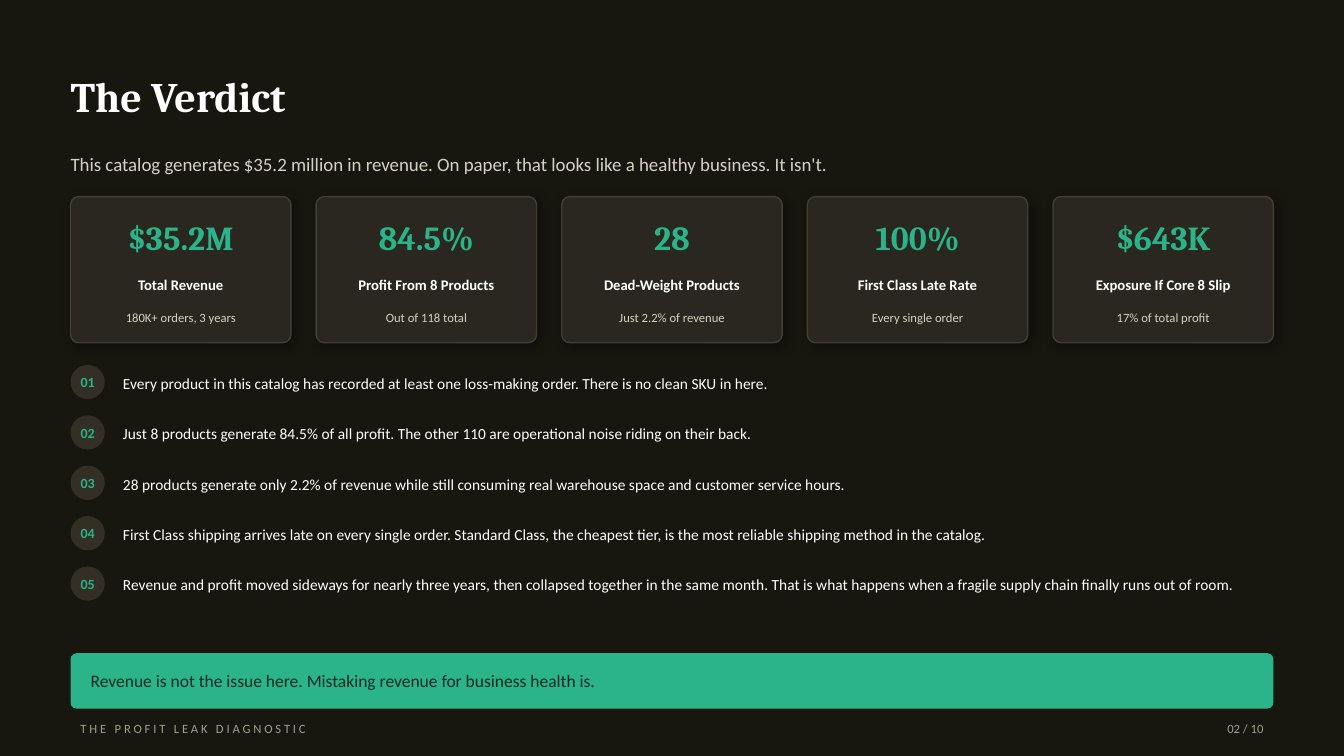
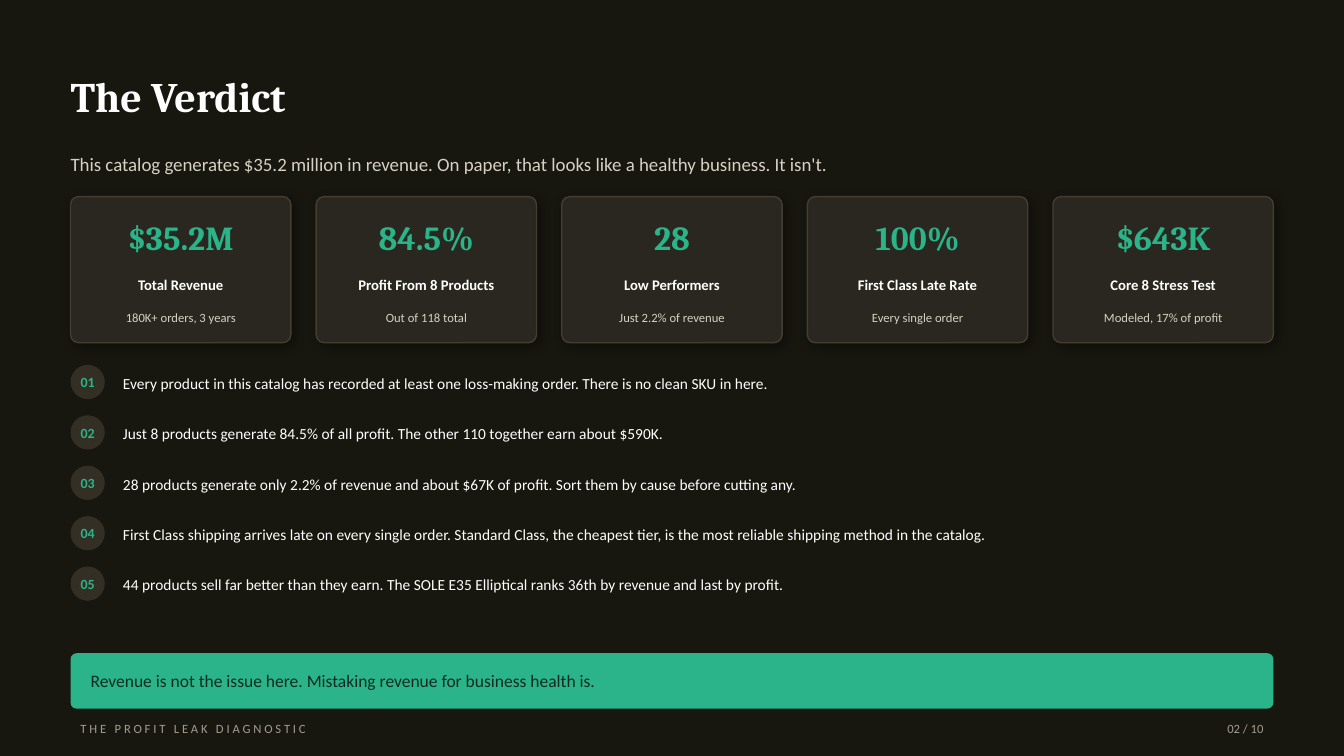
Before and after one commit to zeeshan-akram-ds/ecommerce-revenue-illusion-audit, a slide deck: slide 2 of Presentation/profit_leak_diagnostic_deck.pptx. Drawn at 1344x756 pixels with LibreOffice and Linux fonts; fonts in the diff are those of the drawing. Boxes give left, top, right and bottom in pixels: in the first picture for what was removed or moved away, otherwise in the second. Text is boxed around its words. In the diff, an @@ line names an element or a change of style, - is before the commit and + after.

Commit message:
fix: Updated both pptx and pdf presentation according to report updates, updated the decision about 28 low performing skus

```diff
--- a/Presentation/profit_leak_diagnostic_deck.pptx
+++ b/Presentation/profit_leak_diagnostic_deck.pptx
@@ text at (x1=624, y1=280, x2=720, y2=290): text changed @@
-Dead-Weight Products
+Low Performers
@@ text at (x1=1110, y1=280, x2=1216, y2=290): text changed @@
-Exposure If Core 8 Slip
+Core 8 Stress Test
@@ text at (x1=1104, y1=313, x2=1222, y2=324): text changed @@
-17% of total profit
+Modeled, 17% of profit
@@ text at (x1=123, y1=428, x2=663, y2=442): text changed @@
-Just 8 products generate 84.5% of all profit. The other 110 are operational noise riding on their back.
+Just 8 products generate 84.5% of all profit. The other 110 together earn about $590K.
@@ text at (x1=123, y1=479, x2=796, y2=493): text changed @@
-28 products generate only 2.2% of revenue while still consuming real warehouse space and customer service hours.
+28 products generate only 2.2% of revenue and about $67K of profit. Sort them by cause before cutting any.
@@ text at (x1=123, y1=579, x2=784, y2=593): text changed @@
-Revenue and profit moved sideways for nearly three years, then collapsed together in the same month. That is what happens when a fragile supply chain finally runs out of room.
+44 products sell far better than they earn. The SOLE E35 Elliptical ranks 36th by revenue and last by profit.
```
Also in this commit, not shown: 8 other slides changed, 1 other file.
